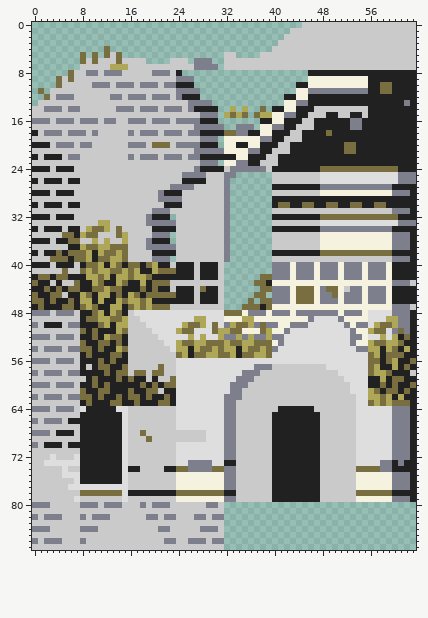
Edited in one commit: sprite sheet (src/sprites/city.png). The first picture shows the starting point.
The file is 64x88 pixels.
The result:
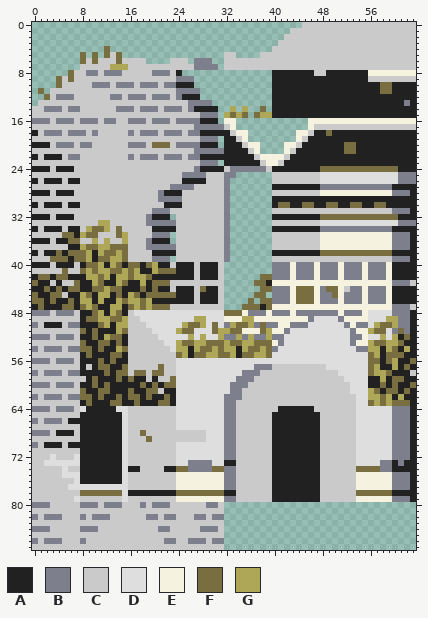
Palette (. is transparent): A #212121  B #7d7f8d  C #cacaca  D #dedede  E #f5f3e0  F #796e3f  G #afa758
The edit:
Colour A is added in rows 8 to 9 at x 40 to 45; in rows 10 to 11 at x 40 to 43; in rows 12 to 13 at x 40 to 41.
Colour A replaces colour B in row 11 at x 46 to 55; in row 13 at x 44 to 45; in row 15 at x 42 to 43; in row 23 at x 34 to 35.
Colour A replaces colour C in row 14 at x 47 to 55; in row 15 at x 46 to 48, 51 to 52 and 55.
Colour A replaces colour E in rows 9 to 10 at x 46 to 55; in rows 11 to 12 at x 44 to 45; in rows 13 to 14 at x 42 to 43; in row 15 at x 40 to 41; in rows 19 to 20 at x 32 to 33; in row 21 at x 32 to 35.
Colour A replaces colour E in row 22 at x 34 to 35; in row 23 at x 32 to 33.
Colour A replaces colour F in row 18 at x 32.
Colour C is added in row 17 at x 32.
Colour C replaces colour A in row 8 at x 47 to 48; in row 9 at x 56 to 63; in row 17 at x 47 to 52 and 55 to 63; in row 18 at x 46; in row 19 at x 45; in row 20 at x 35 and 44.
Colour C replaces colour A in row 21 at x 43; in row 22 at x 37 and 42; in row 23 at x 41.
Colour C replaces colour B in row 17 at x 53 to 54; in row 21 at x 36.
Colour C replaces colour E in row 19 at x 34.
Colour C replaces colour F in row 18 at x 33.
Colour E is added in row 16 at x 32 to 33; in row 17 at x 33.
Colour E replaces colour A in row 8 at x 56 to 63; in row 16 at x 47 to 52 and 55 to 63; in row 18 at x 45; in row 20 at x 43; in row 22 at x 38 and 41.
Colour E replaces colour B in row 16 at x 53 to 54; in row 18 at x 34 to 35; in row 21 at x 37.
Colour E replaces colour C in rows 16 to 17 at x 46; in rows 18 to 19 at x 44; in rows 20 to 21 at x 42; in rows 22 to 23 at x 39 to 40.
The edit erases colour A in row 16 at x 38 to 39 and 42 to 44; in row 17 at x 42 to 43; in row 18 at x 36 to 37 and 40 to 42; in row 19 at x 40 to 41; in row 20 at x 38 to 40; in row 21 at x 38 to 39.
The edit erases colour B in row 17 at x 34 to 36 and 40 to 41; in row 19 at x 38 to 39.
The edit erases colour C in row 16 at x 45; in row 17 at x 44 to 45; in row 18 at x 43; in row 19 at x 42 to 43; in row 20 at x 41; in row 21 at x 40 to 41.
The edit erases colour E in row 16 at x 40 to 41; in rows 17 to 18 at x 38 to 39; in row 19 at x 36 to 37.
Pixel boxes of the changes (left, top, right, bottom) in both pictures:
changed: (224, 70, 416, 166)
